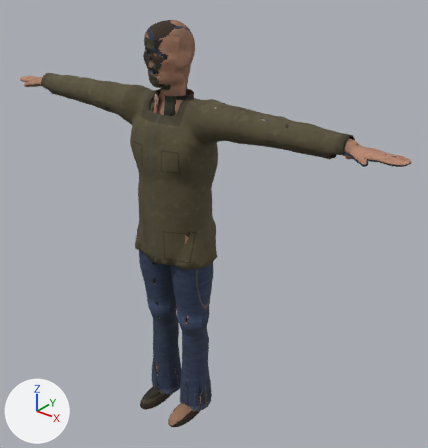
The glTF model godot/assets/characters/look/look_plus_survivor_jacket.glb as it was, and as the next commit left it.
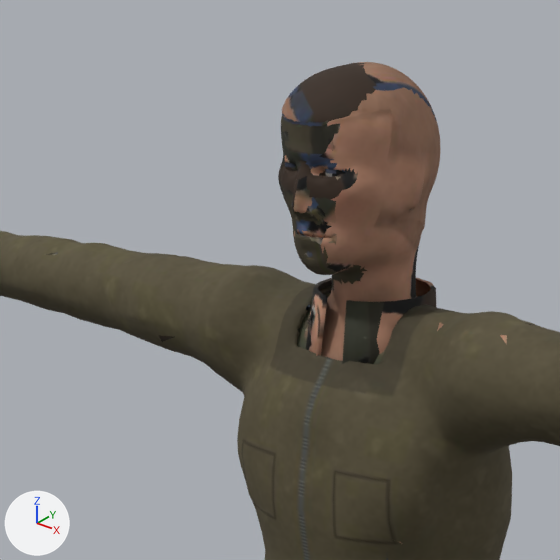
The first picture shows the older version from a camera (50 mm lens) standing at (1.5, -1.62, 2.02) and looking at (0.11, 0.12, 0.94). The close-ups show the older and then the newer version on the part from 13% to 55% of the width and 0% to 40% of the height of that picture. Only the edits that show in the close-ups are written down. Arrows for +X, +Y and +Z are at lower left; the lights stay in place. Objects named as collision shapes, trigger or cutter boxes, shadow casters or lower levels of detail are left out. Vertices at exactly the same position are counted once.

Objects in the first close-up: 'body_lod0', 'jacket_lod0'.
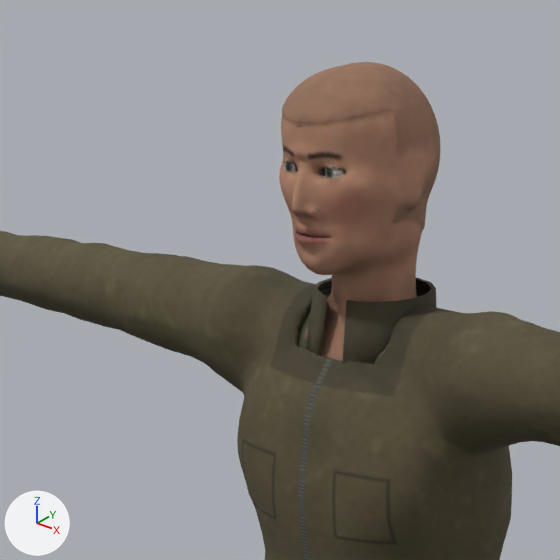
The change in detail:
me_body_lod0 is used by ob_body_lod0; location (0.0, 0.0, 0.0).
me_body_lod0 had 10142 vertices, 19632 faces and spanned x -0.93..0.93, y -0.17..0.11, z 0.0..1.75.
me_body_lod0 now has 10140 vertices, 19631 faces and spans x -0.93..0.93, y -0.17..0.11, z 0.0..1.75.
me_body_lod0 part 1: 257 vertices moved within x -0.19..0.19, y -0.1..0.11, z 1.39..1.75; 191 vertices removed from x -0.08..0.13, y -0.09..0.01, z 1.47..1.71; 185 vertices added at x -0.08..0.13, y -0.1..0.07, z 1.46..1.71.
me_body_lod0 part 2: 9011 kept faces spanning x -0.93..0.93, y -0.17..0.11, z 0.0..1.75 get new texture (UV) coordinates.
Other edits to the shape of me_body_lod0 do not show in these pictures.
me_jacket_lod0 has 3578 vertices, 6772 faces and spans x -0.735..0.735, y -0.131..0.142, z 0.816..1.496.
me_jacket_lod0 is used by ob_jacket_lod0; location (0.0, 0.0, 0.0).
me_jacket_lod0 part 3: texture (UV) coordinates of 303 of 6772 faces, centred in x -0.734..0.734, y -0.129..0.14, z 0.819..1.495, changed; they spanned u 0.0..0.98, v 0.36..0.98 and now span u 0.02..0.99, v 0.32..0.99.

Changed parts and their boxes (x1, y1, x2, y2) in the close-ups (560 x 560 px; the box of a moved part takes in the faces that stretch with it):
'body_lod0', reshaped: before (278, 62, 441, 365); after (279, 62, 441, 365)
part 1 of me_body_lod0, moved or reshaped: before (278, 62, 440, 363); after (280, 62, 440, 354)
part 2 of me_body_lod0, surface changed (lighter): (279, 62, 435, 331) in both
part 3 of me_jacket_lod0, surface changed: (48, 253, 507, 544) in both
